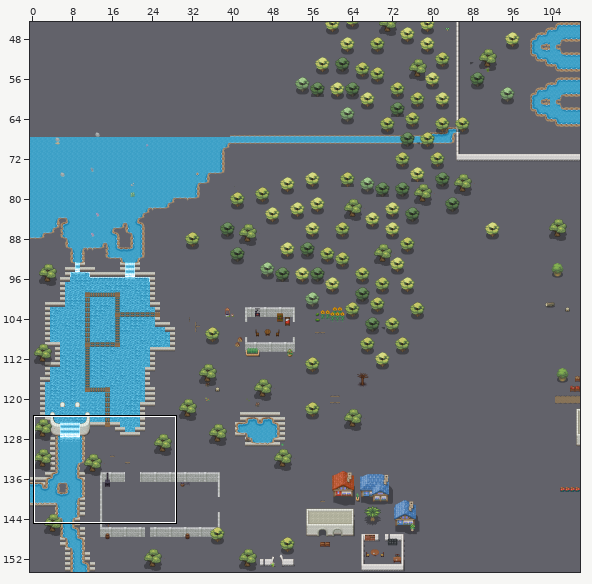
Tiled map (JSON) -- maps/major.json. The picture above shows the old version from afar; the outline marks the close-up.
Close-up. Old version:
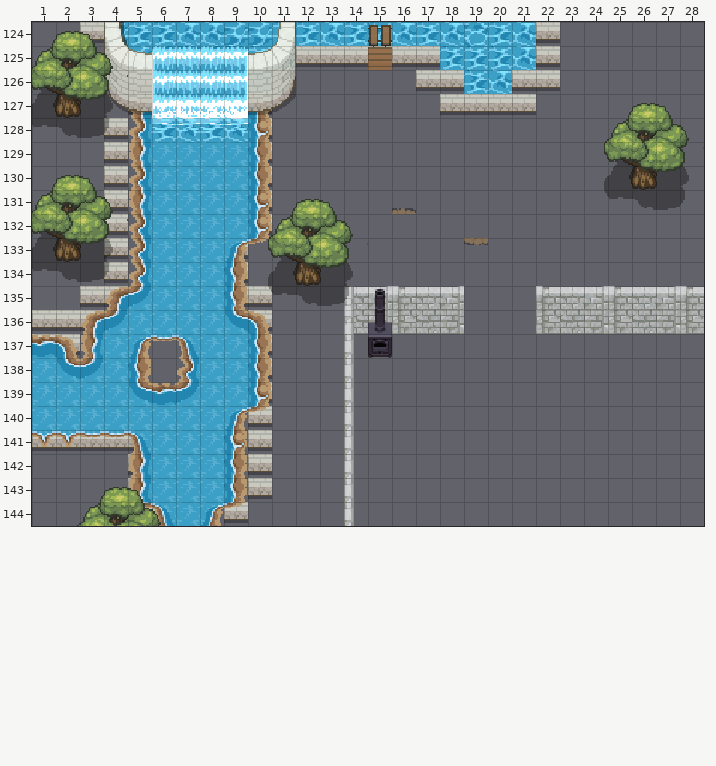
Cells are 16x16 px. Shown: x 1..28, y 124..144. The commit also changed other parts of the map, which this record leaves out.
And afterwards:
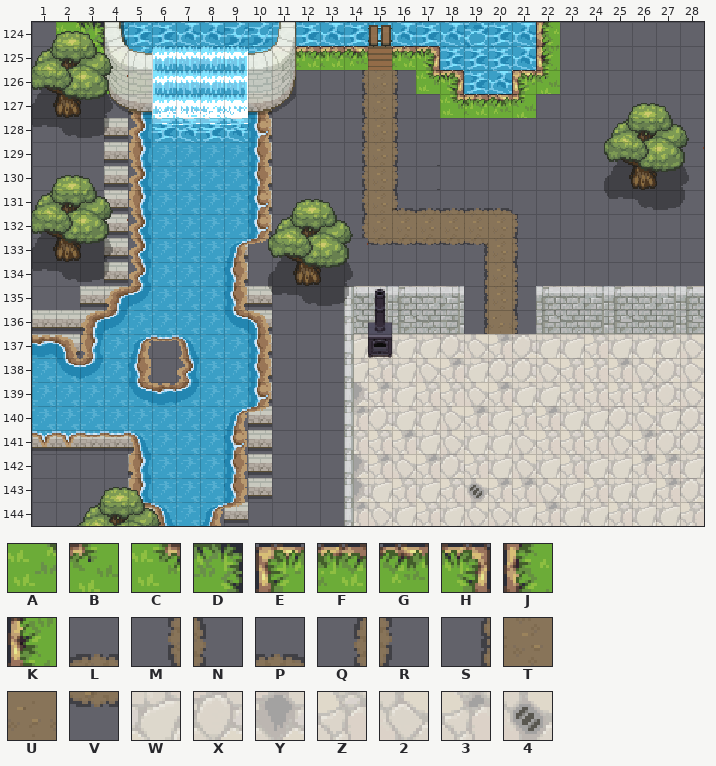
Key: from "Outside7": A 628, B 637, C 638, D 756, E 763, F 764, G 765, H 766, J 827, K 891, L 1020, M 1020 turned 270, N 1020 turned 90, P 1021, Q 1021 turned 270, R 1021 turned 90, S 1083, T 1084, U 1085, V 1148, W 1226, X 1227, Y 1229, Z 1290, 2 1291, 3 1292, 4 1293.
_ is an empty cell, . an unchanged one.
Tiles of an added or newly shown layer are drawn over the layers below it.
The exact change:
--- layer "Ground" (now shown)
@@ x 2..28 @@
-124 __.................._......
-125 ._........______...._......
-126 ............_____..__......
-127 ............___.____.......
-128 ............___............
-129 ............___............
-130 ............___............
-131 ............_______........
-132 ............________.......
-133 ............._______.......
-134 .................___.......
-135 ............_______________
-136 .................___.......
-137 ............_______________
-138 ............_______________
-139 ............_______________
-140 ............_______________
-141 ............_______________
-142 ............_______________
-143 ............_______________
-144 ............_______________
+124 AD..................J......
+125 .A........FFGTFH....K......
+126 ............MTRCH..EB......
+127 ............MTR.CFGB.......
+128 ............MTR............
+129 ............MTR............
+130 ............MTR............
+131 ............MTNLLLP........
+132 ............QTTTTTTR.......
+133 .............VVVVSTR.......
+134 .................STN.......
+135 ............4WWWXSTRWW3XWW2
+136 .................SUN.......
+137 ............WZWWX23XWWZWWW2
+138 ............WZW23WXX2ZZ32X2
+139 ............Y3WZZ23WWZZZZX2
+140 ............3XWW23WZ3WWX2WX
+141 ............ZZ3W2WW2ZZZ23XX
+142 ............Y323XZW2WZWW33W
+143 ............YWZWZ4332WZWW3X
+144 ............32WZW22W3WWZWWZ
